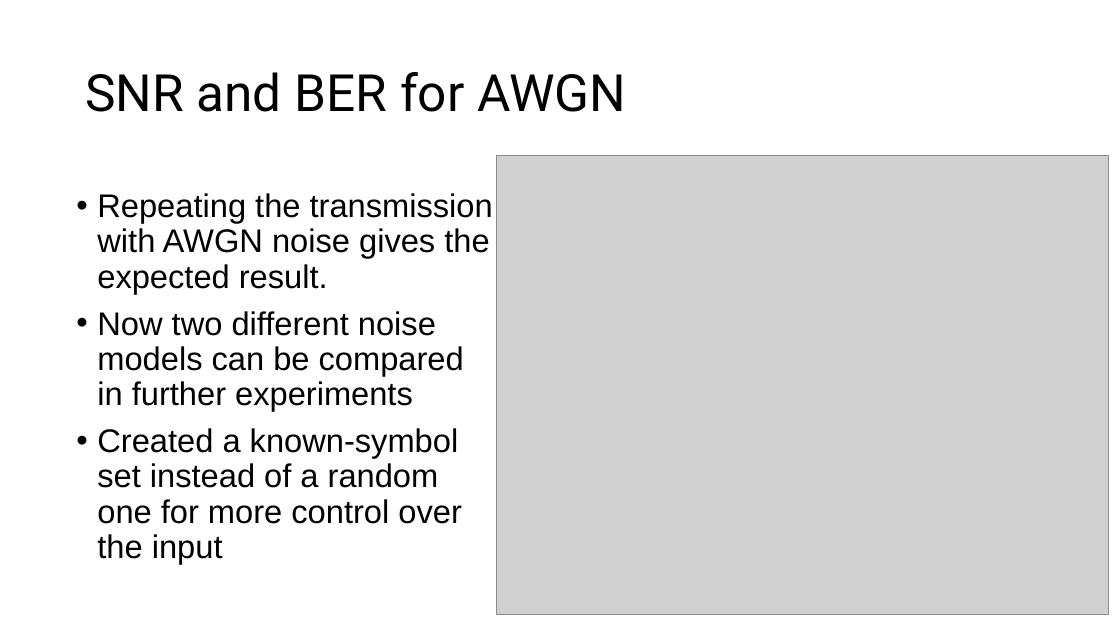
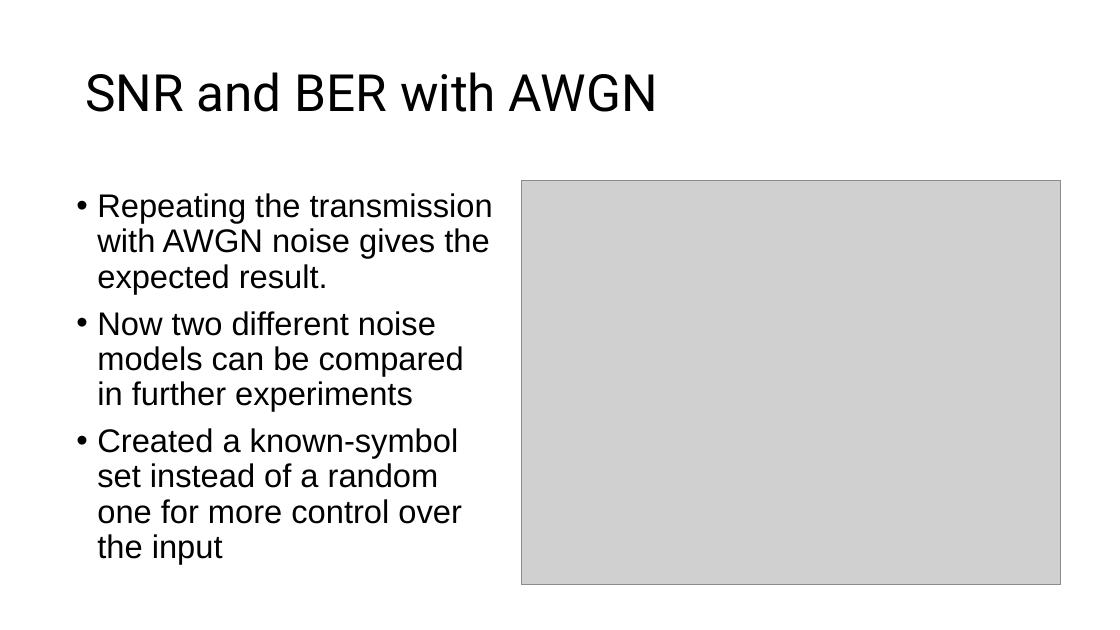
Before and after one commit to Emc54/CoherentTransceivers, a slide deck: slide 7 of Master's meetings presentation.pptx (slide 8 before the commit). Drawn at 1120x630 pixels with LibreOffice and Linux fonts; fonts in the diff are those of the drawing; grey boxes stand for pictures. Boxes give left, top, right and bottom in pixels: in the first picture for what was removed or moved away, otherwise in the second. Text is boxed around its words. In the diff, an @@ line names an element or a change of style, - is before the commit and + after.

```diff
--- a/Master's meetings presentation.pptx
+++ b/Master's meetings presentation.pptx
@@ title at bbox=[85, 72, 658, 112]: text changed @@
-SNR and BER for AWGN
+SNR and BER with AWGN
@@ picture: place and size @@
-picture at bbox=[497, 155, 1109, 615]
+picture at bbox=[521, 181, 1060, 585]
```
Also in this commit, not shown: 2 other slides changed, 1 slide added, 3 slides removed, 1 other file.
